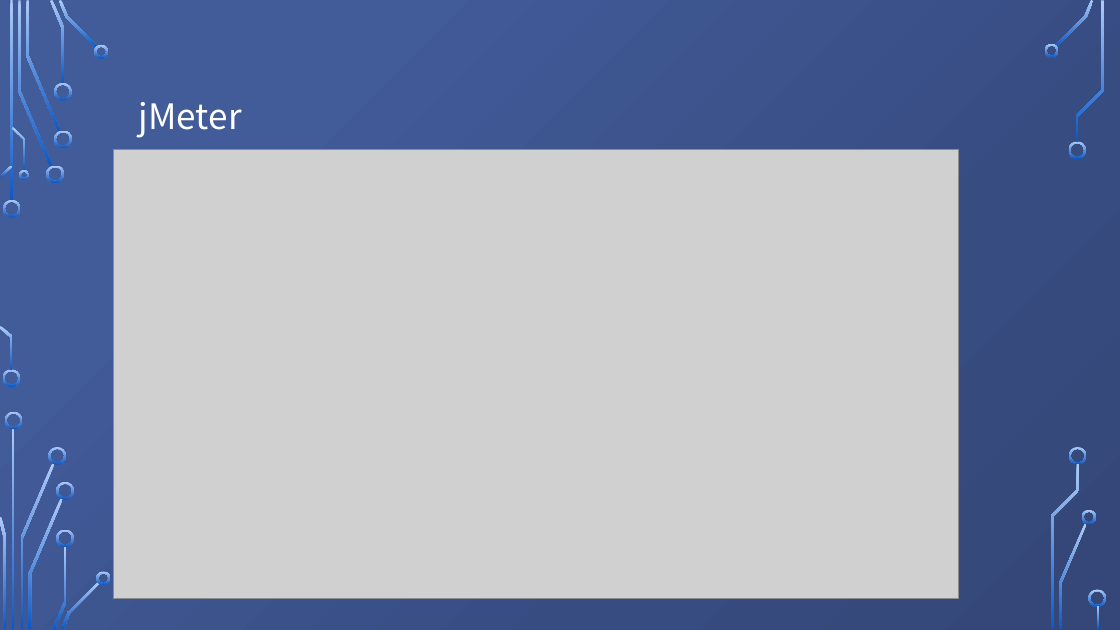
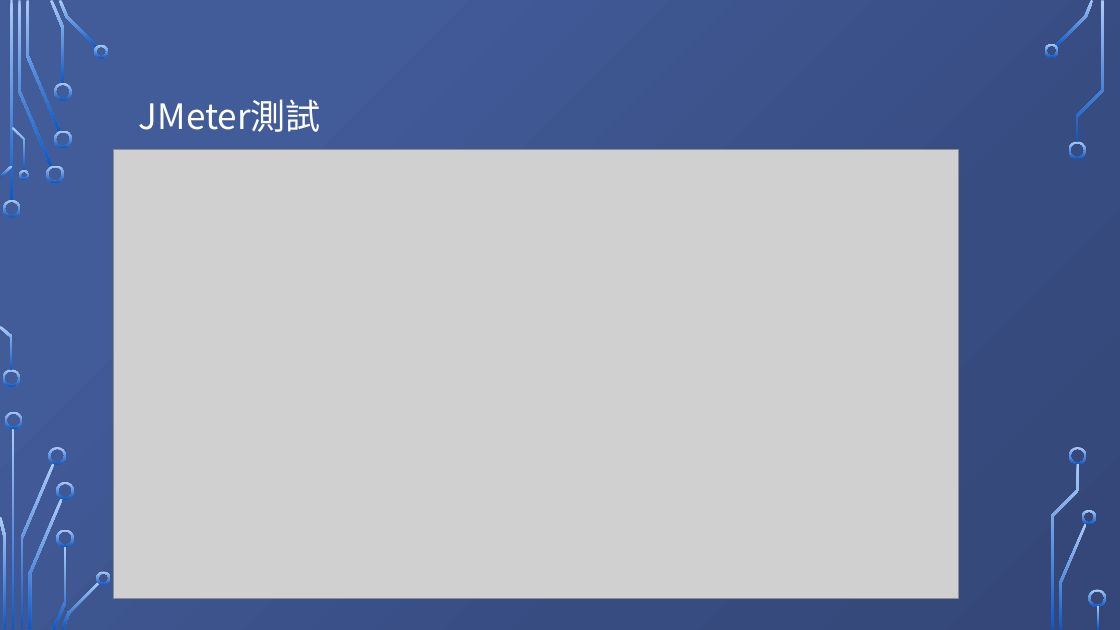
Before and after one commit to vic4113110631/SocialActivityTimeline, a slide deck: slide 26 of web/第七組.pptx. Drawn at 1120x630 pixels with LibreOffice and Linux fonts; fonts in the diff are those of the drawing; grey boxes stand for pictures; background and template pictures are left out. Boxes give left, top, right and bottom in pixels: in the first picture for what was removed or moved away, otherwise in the second. Text is boxed around its words. In the diff, an @@ line names an element or a change of style, - is before the commit and + after.

Commit message:
修改PPT內容，放JMeter測試圖片。

```diff
--- a/web/第七組.pptx
+++ b/web/第七組.pptx
@@ text at [139, 99, 321, 132]: text changed @@
-jMeter
+JMeter測試
```
Also in this commit, not shown: 1 other slide changed, 4 slides added, 3 slides removed, 3 other files.
